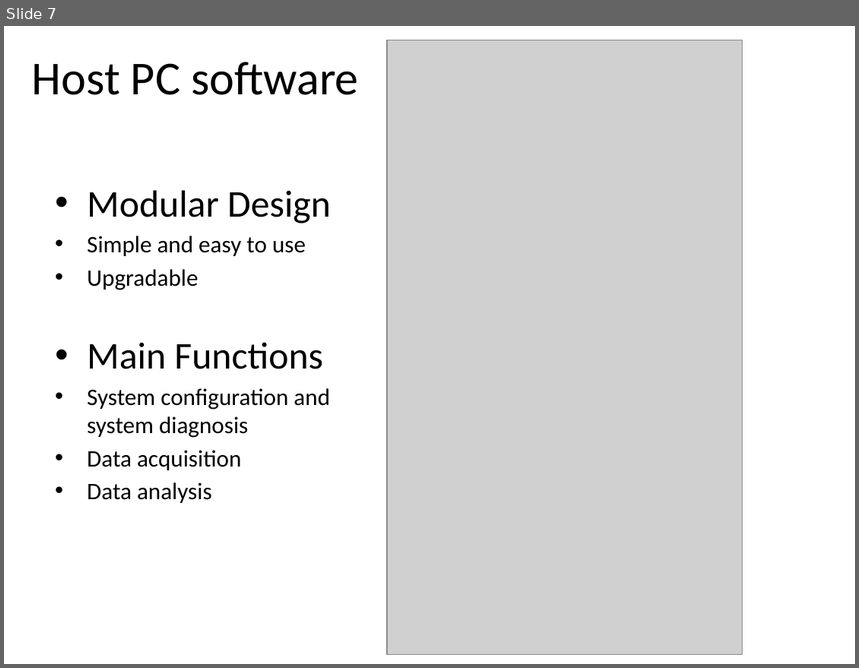
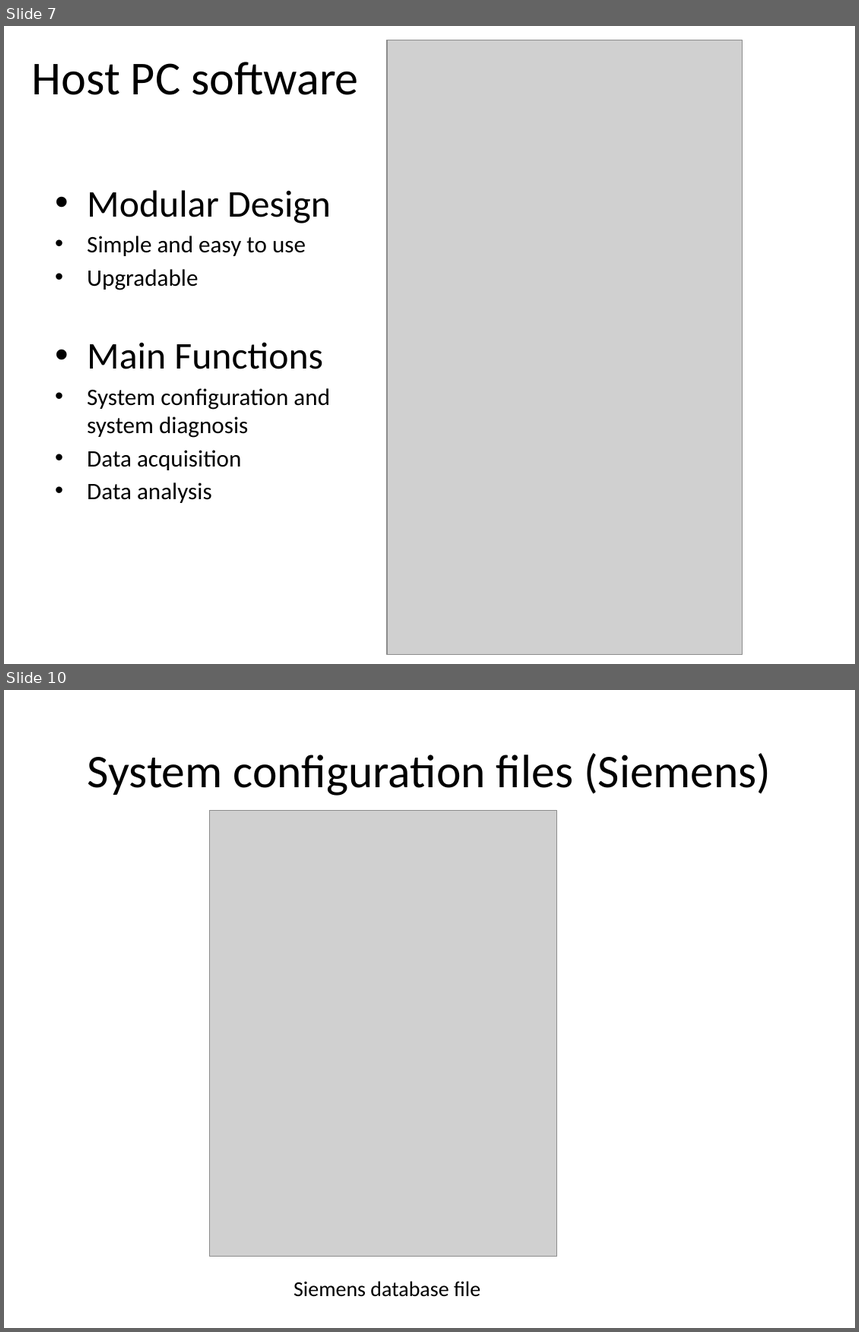
Before and after one commit to heejong/HostPC, a slide deck: Getting Started/GUI_design_OpenPET.pptx. Shown one above the other, each under a label of ours: slide 7 before the commit, slides 7 and 10 after it; the slides between them are not shown. The pictures are 859x668 and 859x1332 pixels, drawn with LibreOffice and Linux fonts; fonts in the diff are those of the drawing; grey boxes stand for pictures. Boxes give left, top, right and bottom in pixels: in the first picture for what was removed or moved away, otherwise in the second. Text is boxed around its words. In the diff, an @@ line names an element or a change of style, - is before the commit and + after.

```diff
--- a/Getting Started/GUI_design_OpenPET.pptx
+++ b/Getting Started/GUI_design_OpenPET.pptx
@@ slide 10 added at [4, 690, 855, 1328], background #FFFFFF @@
@@ title added at [88, 753, 772, 796], 39.6 pt, text #000000 @@
+System configuration files (Siemens)
@@ picture added at [210, 811, 557, 1257] @@
@@ text added at [294, 1281, 481, 1297], 18 pt, text #000000 @@
+Siemens database file
```
Also in this commit, not shown: 2 slides changed, 15 other slides added, 1 other file.
